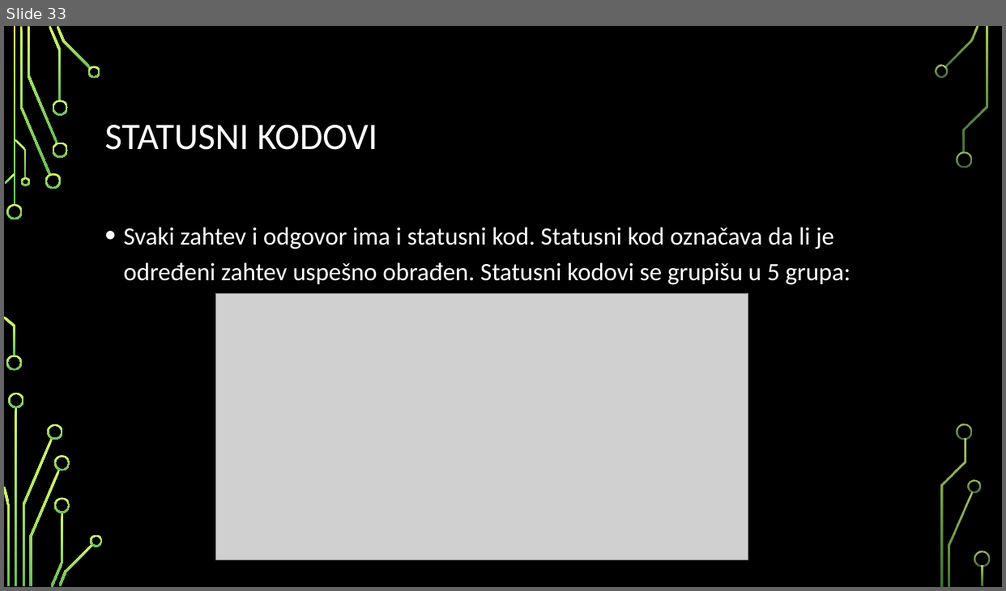
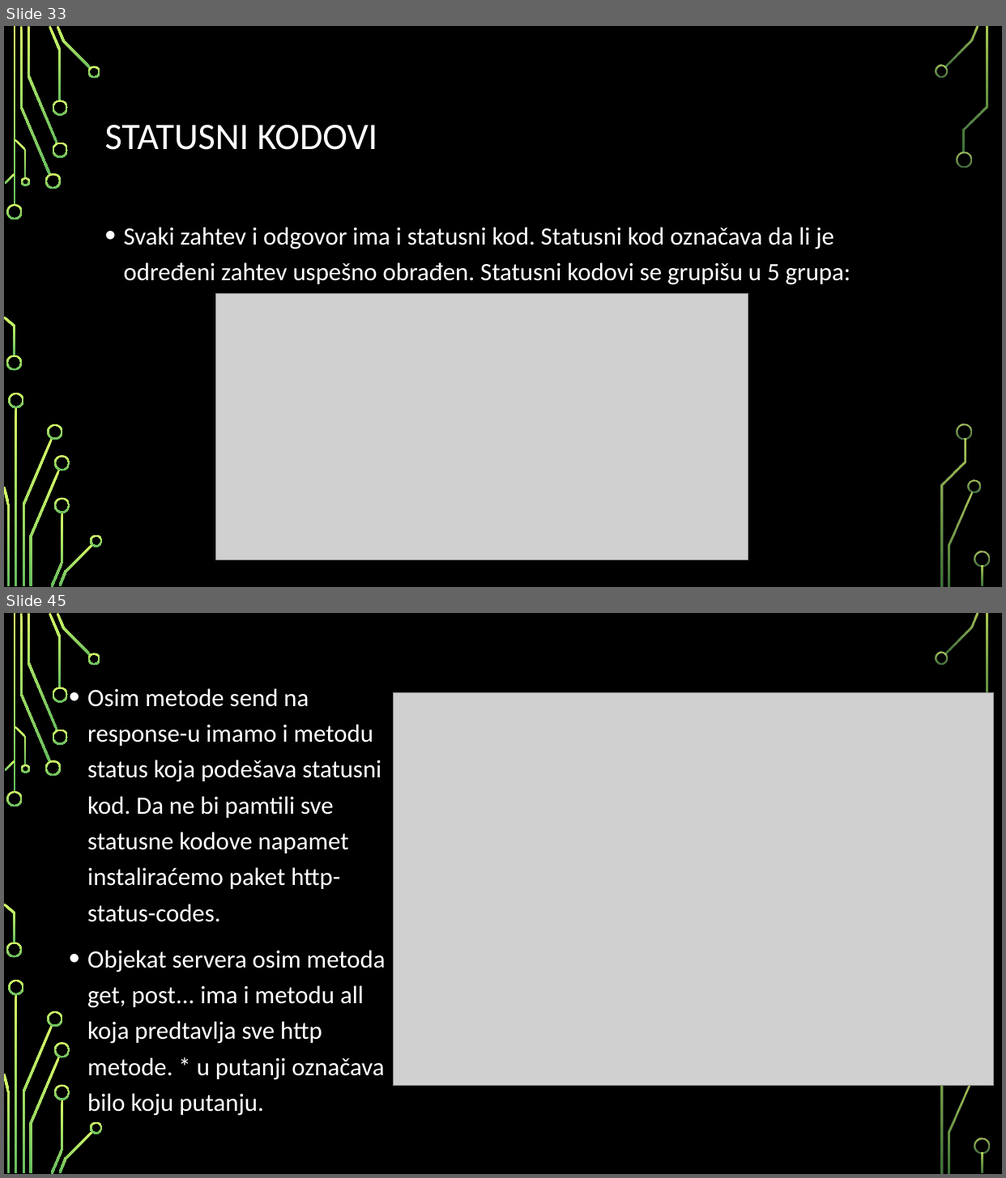
Before and after one commit to MihajloMilojevic/Sekcija, a slide deck: Nodejs/Node.js - prezentacija.pptx. Shown one above the other, each under a label of ours: slide 33 before the commit, slides 33 and 45 after it; the slides between them are not shown. The pictures are 1006x591 and 1006x1178 pixels, drawn with LibreOffice and Linux fonts; fonts in the diff are those of the drawing; grey boxes stand for pictures; background and template pictures are left out. Boxes give left, top, right and bottom in pixels: in the first picture for what was removed or moved away, otherwise in the second. Text is boxed around its words. In the diff, an @@ line names an element or a change of style, - is before the commit and + after.

```diff
--- a/Nodejs/Node.js - prezentacija.pptx
+++ b/Nodejs/Node.js - prezentacija.pptx
@@ slide 45 added at bbox=[4, 613, 1002, 1174], background picture (left out); not listed: 33 template elements that a slide beside it also shows @@
@@ text added at bbox=[87, 688, 386, 1116], 24 pt, text #FFFFFF @@
+• Osim metode send na response-u imamo i metodu status koja podešava statusni kod. Da ne bi pamtili sve statusne kodove napamet instaliraćemo paket http-status-codes.
+• Objekat servera osim metoda get, post... ima i metodu all koja predtavlja sve http metode. * u putanji označava bilo koju putanju.
@@ picture added at bbox=[394, 693, 994, 1086] @@
```
Also in this commit, not shown: 17 other slides added, 15 other files.
